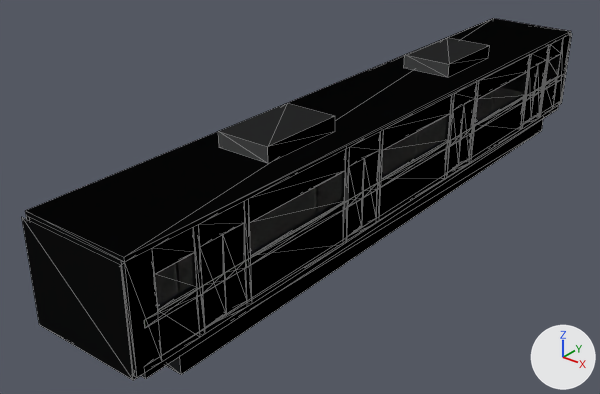
What one commit did to the glTF model assets/models/metro_voiture.glb.
Rendered twice from a 50 mm camera at (11.91, -18.07, 8.9) aimed at (-1.17, -1.72, -1.24). Every picture has the same lights, and +X, +Y and +Z are marked at lower right. The picture after the commit comes second. Mesh edges are drawn as thin lines. Vertices at exactly the same position are counted once.

The first picture shows 'E235_voiture'.
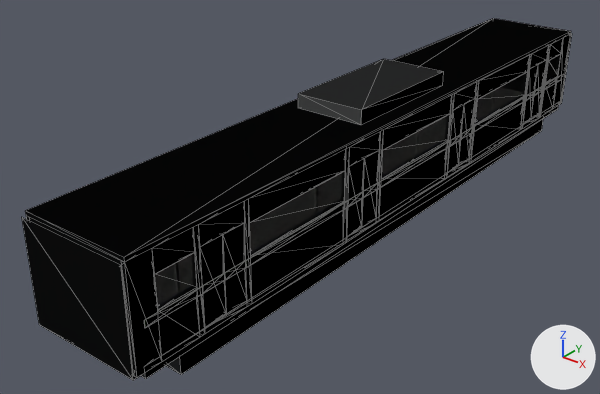
Boxes (x1, y1, x2, y2) around the edits, measured in the pictures (600 x 394 px):
```json
{"part": 1, "of": "me_mesh_0", "change": "added", "after": [298, 59, 444, 125]}
{"part": 2, "of": "me_mesh_0", "change": "deleted", "before": [404, 38, 490, 77]}
{"part": 3, "of": "me_mesh_0", "change": "deleted", "before": [218, 103, 335, 163]}
```

Scene script edits in JSON lines:
```json
{"block": "me_mesh_0", "where": "# used by ob_e235_voiture; location = (0.0, 0.0, 0.0)"}
{"op": "remove", "block": "me_mesh_0", "code": "me_mesh_0.from_pydata(...)  # 952 vertices, 1600 faces; spans x -1.5..1.5, y -10.1..10.1, z -1.9..1.9"}
{"op": "add", "block": "me_mesh_0", "code": "me_mesh_0.from_pydata(...)  # 944 vertices, 1588 faces; spans x -1.5..1.5, y -10.1..10.1, z -1.9..1.9"}
{"block": "me_mesh_0", "change": "me_mesh_0 part 1: a new loose piece, a box spanning x -1.0..1.0, y -2.0..2.0, z 1.5..1.9, in mat_clim (light grey #dadbdd)"}
{"block": "me_mesh_0", "change": "me_mesh_0 part 2: the loose piece of 8 vertices spanning x -0.8..0.8, y 2.8..5.2, z 1.5..1.9 is deleted"}
{"block": "me_mesh_0", "change": "me_mesh_0 part 3: the loose piece of 8 vertices spanning x -0.8..0.8, y -5.2..-2.8, z 1.5..1.9 is deleted"}
```
